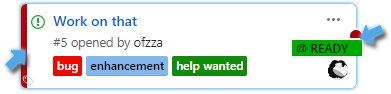
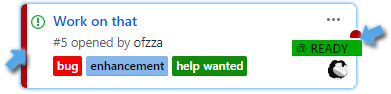
Layer changes from the first w=391, h=94 image to the second:
painted on "Layer 6" over [22, 75, 34, 86]
